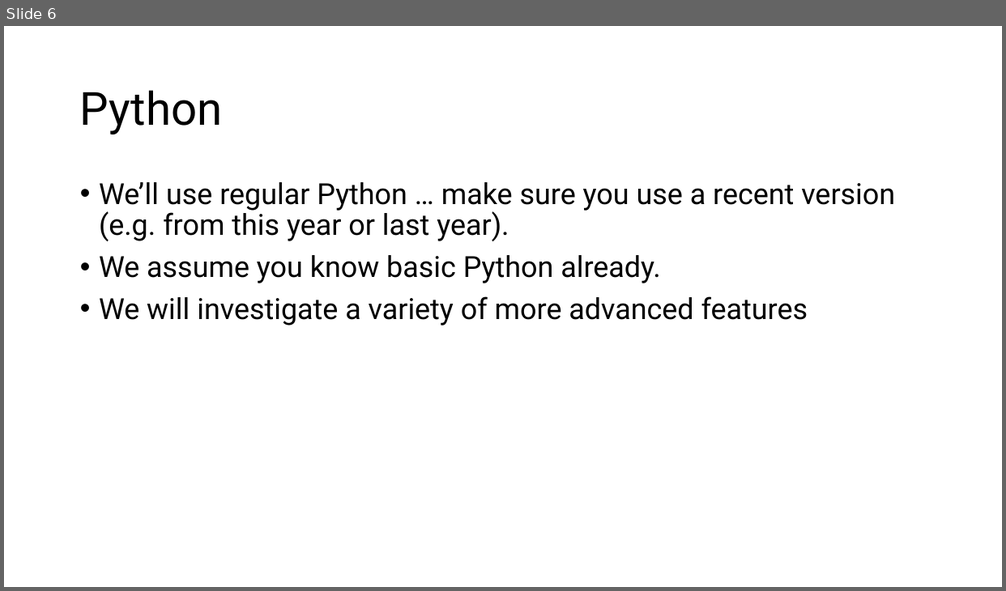
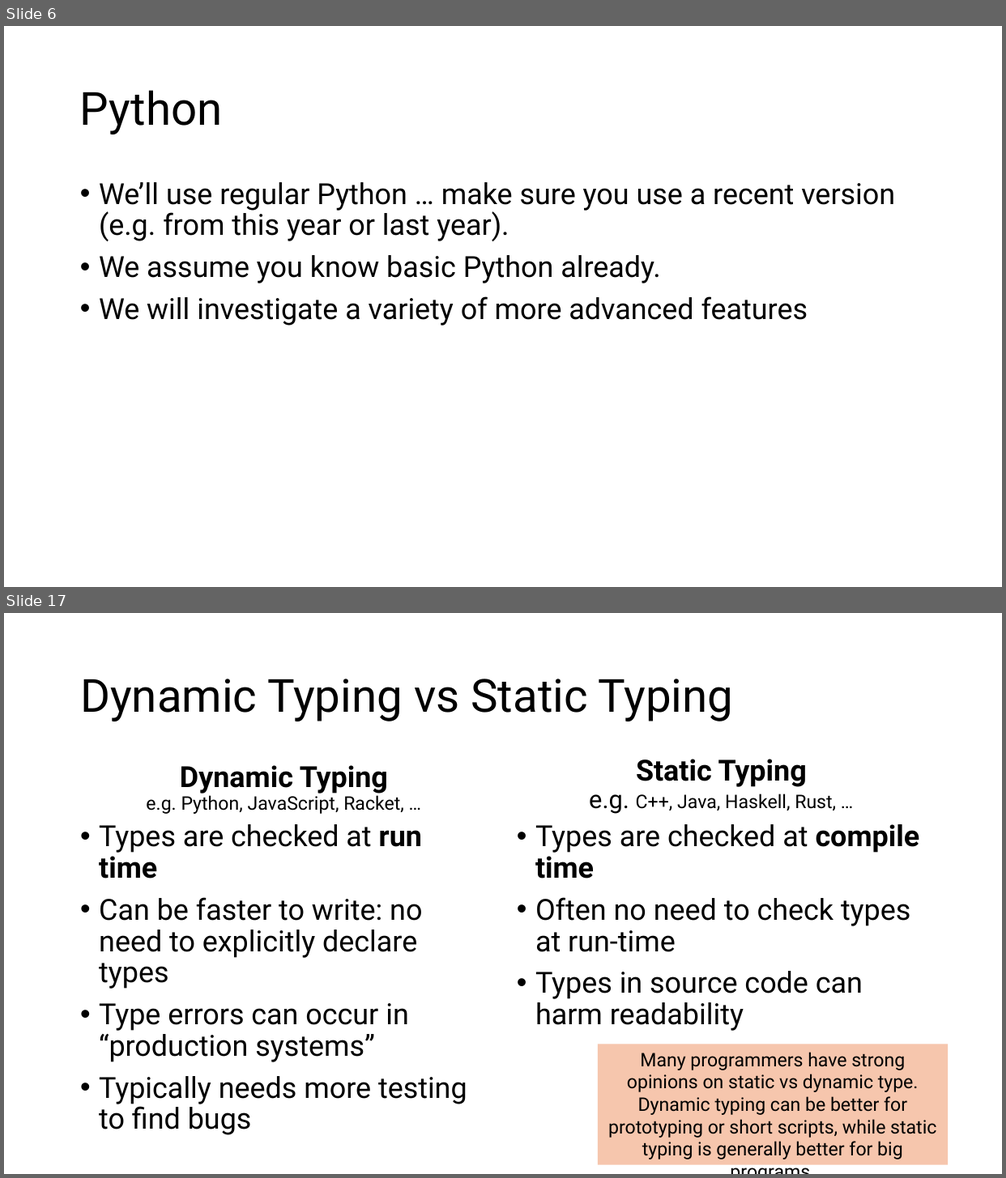
Before and after one commit to tjd1234/cmpt383fall2026, a slide deck: python/PythonIntro.pptx. Shown one above the other, each under a label of ours: slide 6 before the commit, slides 6 and 17 after it; the slides between them are not shown. The pictures are 1006x591 and 1006x1178 pixels, drawn with LibreOffice and Linux fonts; fonts in the diff are those of the drawing. Boxes give left, top, right and bottom in pixels: in the first picture for what was removed or moved away, otherwise in the second. Text is boxed around its words. In the diff, an @@ line names an element or a change of style, - is before the commit and + after.

```diff
--- a/python/PythonIntro.pptx
+++ b/python/PythonIntro.pptx
@@ slide 17 added at bbox=[4, 613, 1002, 1174], background #FFFFFF @@
@@ title added at bbox=[80, 679, 734, 722], 44 pt, text #000000 @@
+Dynamic Typing vs Static Typing
@@ text added at bbox=[146, 765, 404, 814], 18 pt, text #000000 @@
+Dynamic Typing
+e.g. Python, JavaScript, Racket, …
@@ text added at bbox=[589, 759, 836, 814], 18 pt, text #000000 @@
+Static Typing
+e.g. C++, Java, Haskell, Rust, …
@@ text added at bbox=[99, 824, 467, 1135], 28 pt, text #000000 @@
+• Types are checked at run time
+• Can be faster to write: no need to explicitly declare types
+• Type errors can occur in “production systems”
+• Typically needs more testing to find bugs
@@ text added at bbox=[535, 824, 920, 1031], 28 pt, text #000000 @@
+• Types are checked at compile time
+• Often no need to check types at run-time
+• Types in source code can harm readability
@@ rectangle added at bbox=[598, 1044, 948, 1165], fill #F6C6AD, 18 pt, text #000000 @@
+Many programmers have strong opinions on static vs dynamic type. Dynamic typing can be better for prototyping or short scripts, while static typing is generally better for big programs.
```
Also in this commit, not shown: 3 slides changed, 13 other slides added, 1 other file.
